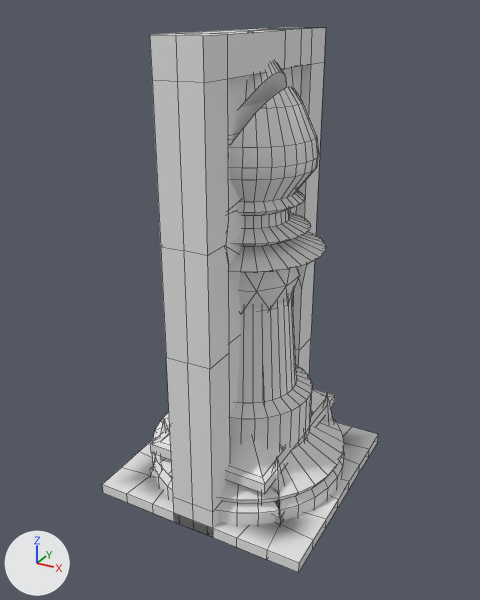
Two versions of the OBJ model DnD_MapTool/Assets/Models/props.obj, one commit apart.
Both versions are drawn from a camera (50 mm lens) standing at (1.26, -2.38, 2.08) and looking at (-0.02, -0.05, 0.91). The axes (+X, +Y, +Z) are drawn at lower left. The lights are the same throughout. Mesh edges are drawn as thin lines. Where no turn or scale is listed for an object, it has been applied to the vertices. Vertices at the same position are counted once.

In view in the first picture: 'props'.
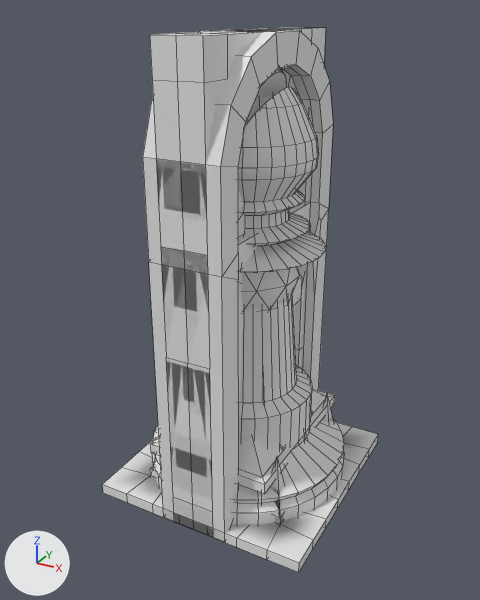
What differs and where, as boxes (x1, y1, x2, y2) in the pictures (480 x 600 px):
part 1 of me_props, added
    after: (143, 29, 333, 541)

The change in detail:
me_props is used by ob_props; location (0.0, 0.0, 0.0).
me_props had 1302 vertices, 1308 faces and spanned x -0.5..0.5, y -0.5..0.5, z 0.0..2.0.
me_props now has 1500 vertices, 1485 faces and spans x -0.5..0.5, y -0.5..0.5, z 0.0..2.0.
me_props part 1: a new loose piece of 166 vertices spanning x -0.16..0.16, y -0.5..0.5, z 0.0..2.0.
